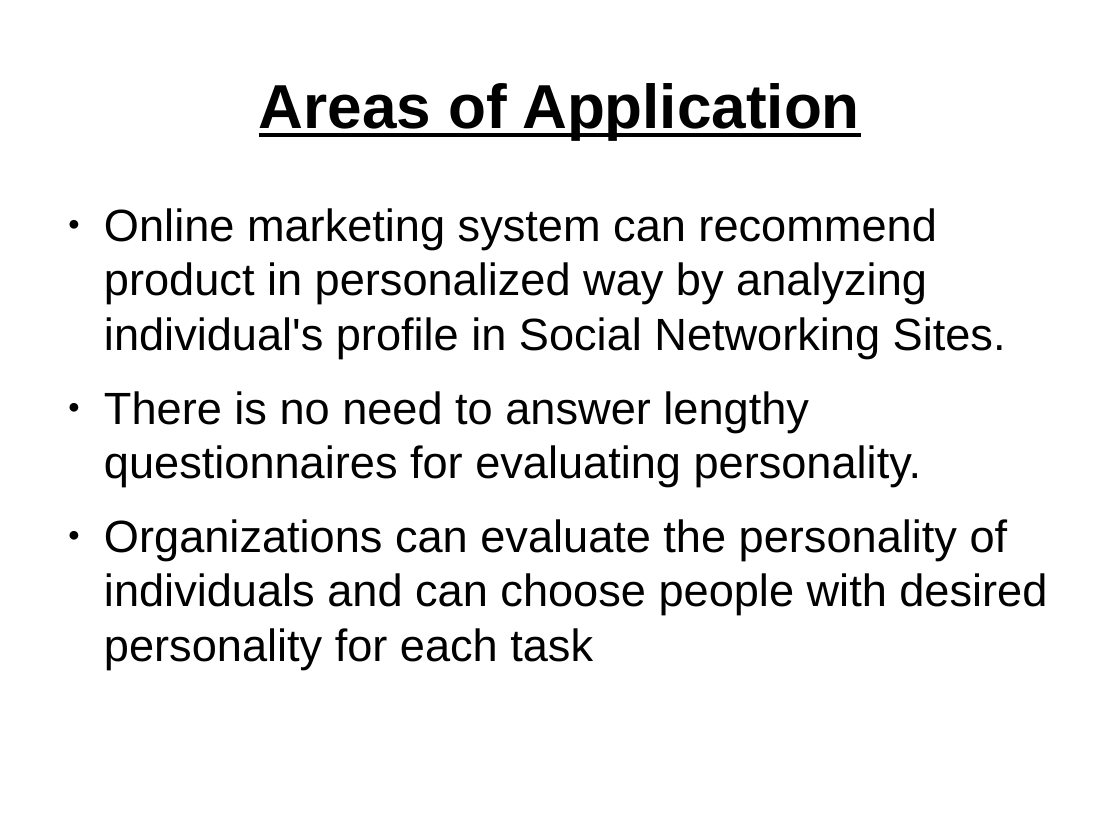
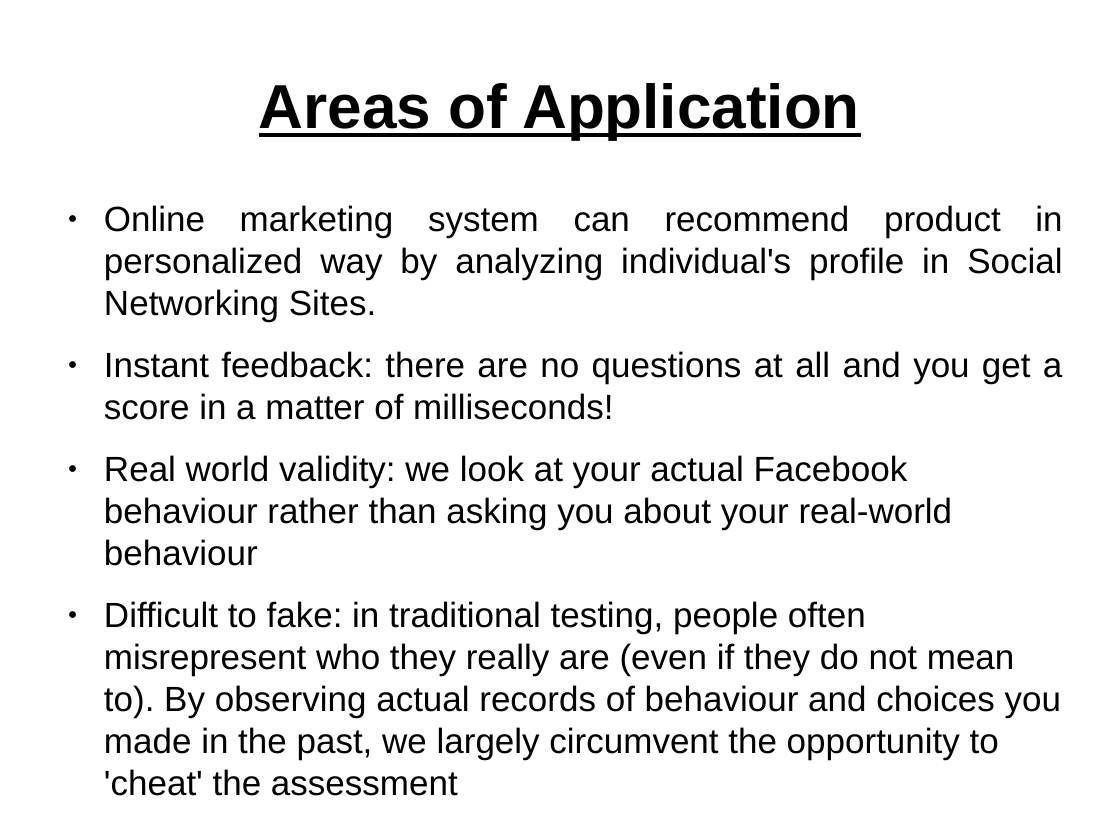
Before and after one commit to niyasc/Personality-Prediction-using-facebook-profile, a slide deck: slide 10 of Presentations/first.odp (slide 9 before the commit). Drawn at 1120x840 pixels with LibreOffice and Linux fonts; fonts in the diff are those of the drawing. Boxes give left, top, right and bottom in pixels: in the first picture for what was removed or moved away, otherwise in the second. Text is boxed around its words. In the diff, an @@ line names an element or a change of style, - is before the commit and + after.

```diff
--- a/Presentations/first.odp
+++ b/Presentations/first.odp
@@ text at bbox=[104, 205, 1062, 322]: size 32 to 24.8 pt in "Online marketing system can recommend product in ..."; alignment left to justified @@
@@ text at bbox=[104, 351, 1062, 796]: text changed; size 32 to 24.8 pt @@
-● There is no need to answer lengthy questionnaires for evaluating personality.
-● Organizations can evaluate the personality of individuals and can choose people with desired personality for each task
+● Instant feedback: there are no questions at all and you get a score in a matter of milliseconds!
+● Real world validity: we look at your actual Facebook behaviour rather than asking you about your real-world behaviour
+● Difficult to fake: in traditional testing, people often misrepresent who they really are (even if they do not mean to). By observing actual records of behaviour and choices you made in the past, we largely circumvent the opportunity to 'cheat' the assessment
```
Also in this commit, not shown: 6 other slides changed, 2 slides added, 1 slide removed, 11 other files.
